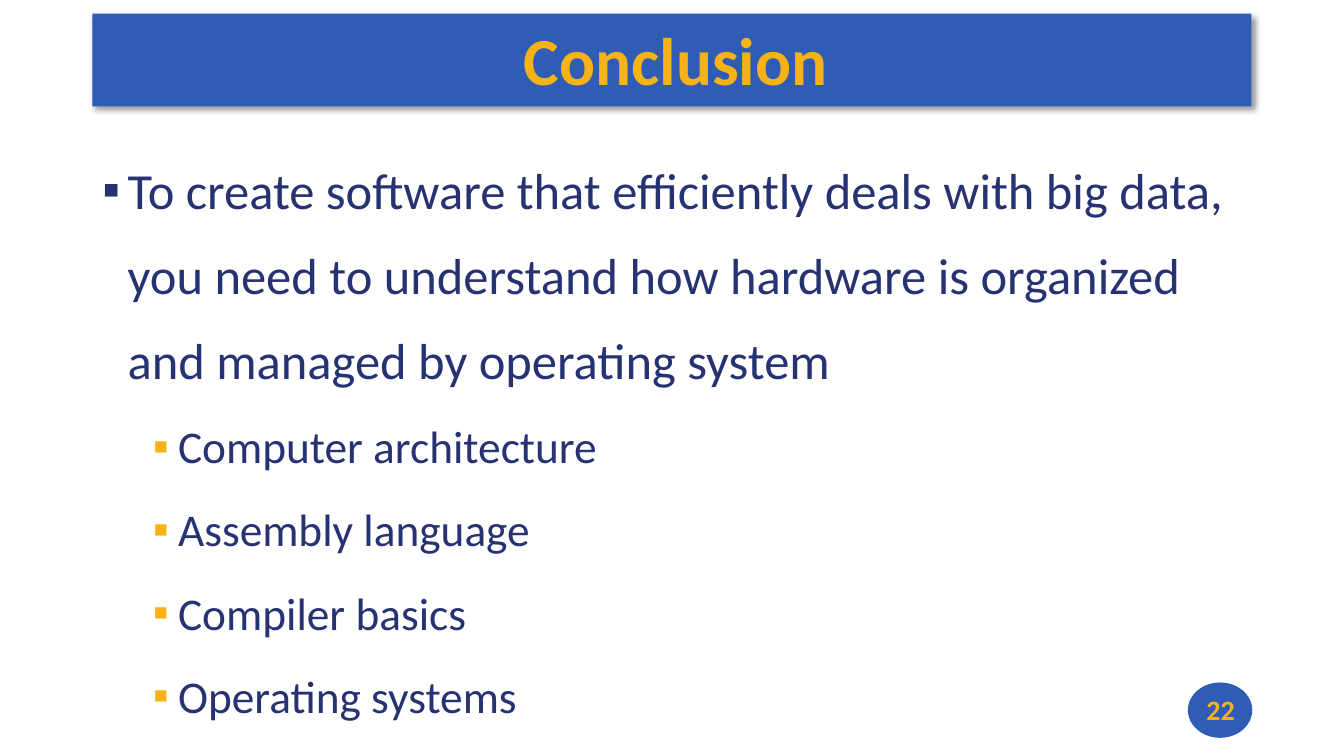
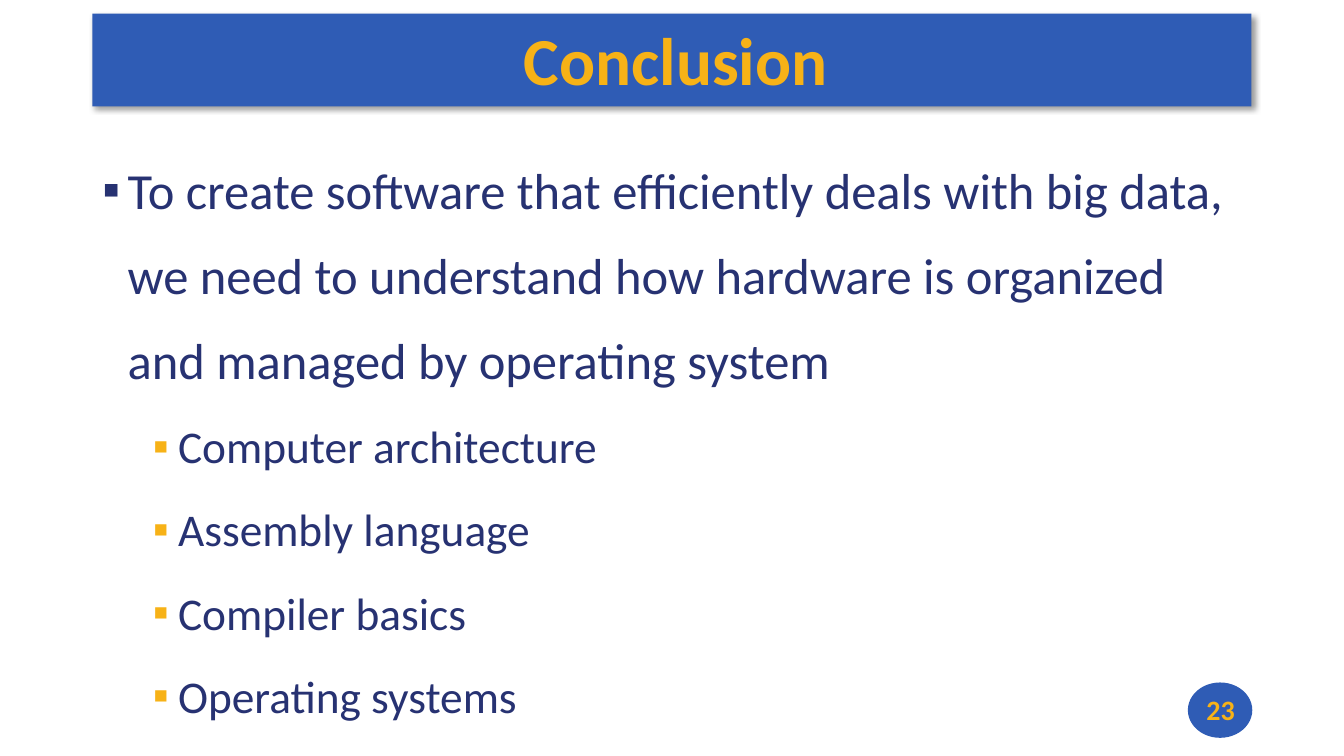
Before and after one commit to andrewt0301/hse-acos-course, a slide deck: slide 23 of docs/part1ca/01_Introduction/CA_Lecture_01.pptx (slide 22 before the commit). Drawn at 1344x756 pixels with LibreOffice and Linux fonts; fonts in the diff are those of the drawing. Boxes give left, top, right and bottom in pixels: in the first picture for what was removed or moved away, otherwise in the second. Text is boxed around its words. In the diff, an @@ line names an element or a change of style, - is before the commit and + after.

```diff
--- a/docs/part1ca/01_Introduction/CA_Lecture_01.pptx
+++ b/docs/part1ca/01_Introduction/CA_Lecture_01.pptx
@@ text at [128, 174, 1222, 388]: text changed @@
-▪ To create software that efficiently deals with big data, you need to understand how hardware is organized and managed by operating system
+▪ To create software that efficiently deals with big data, we need to understand how hardware is organized and managed by operating system
@@ page number at [1206, 701, 1234, 720]: text changed @@
-22
+23
```
Also in this commit, not shown: 1 slide added, 1 other file.
